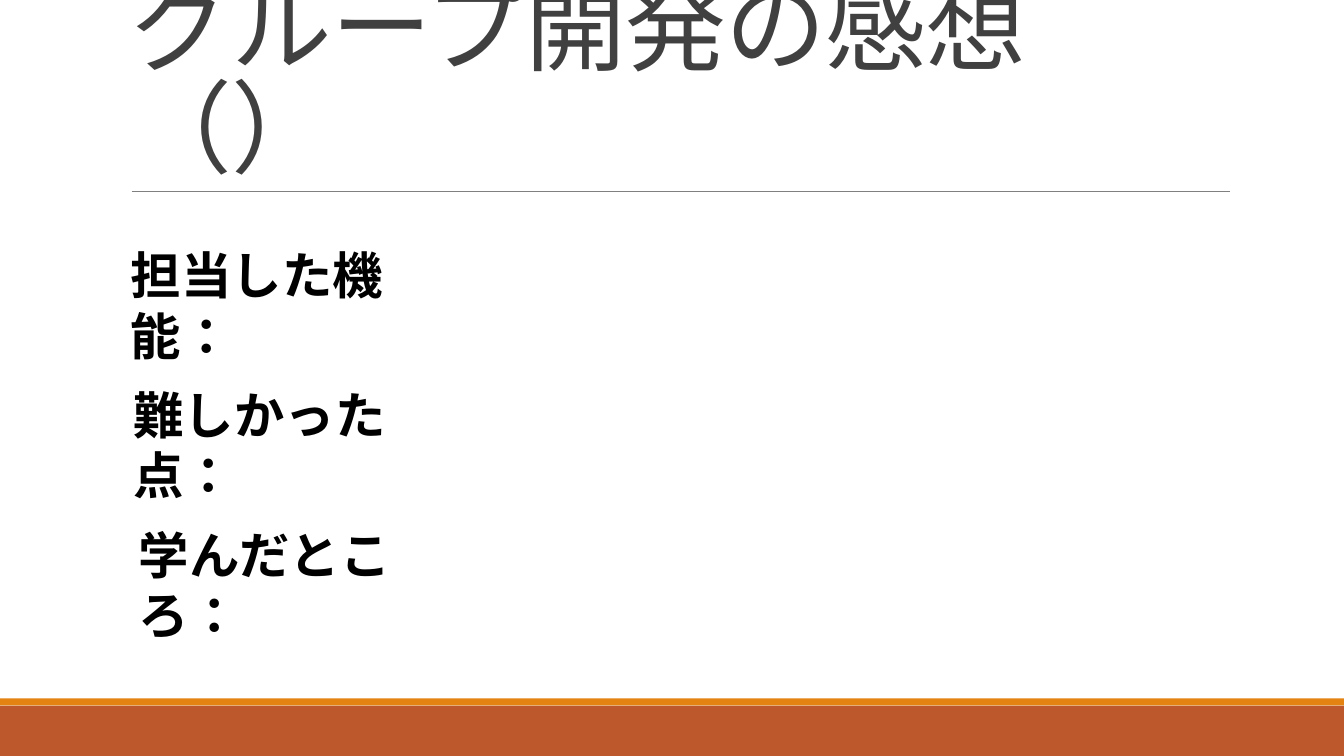
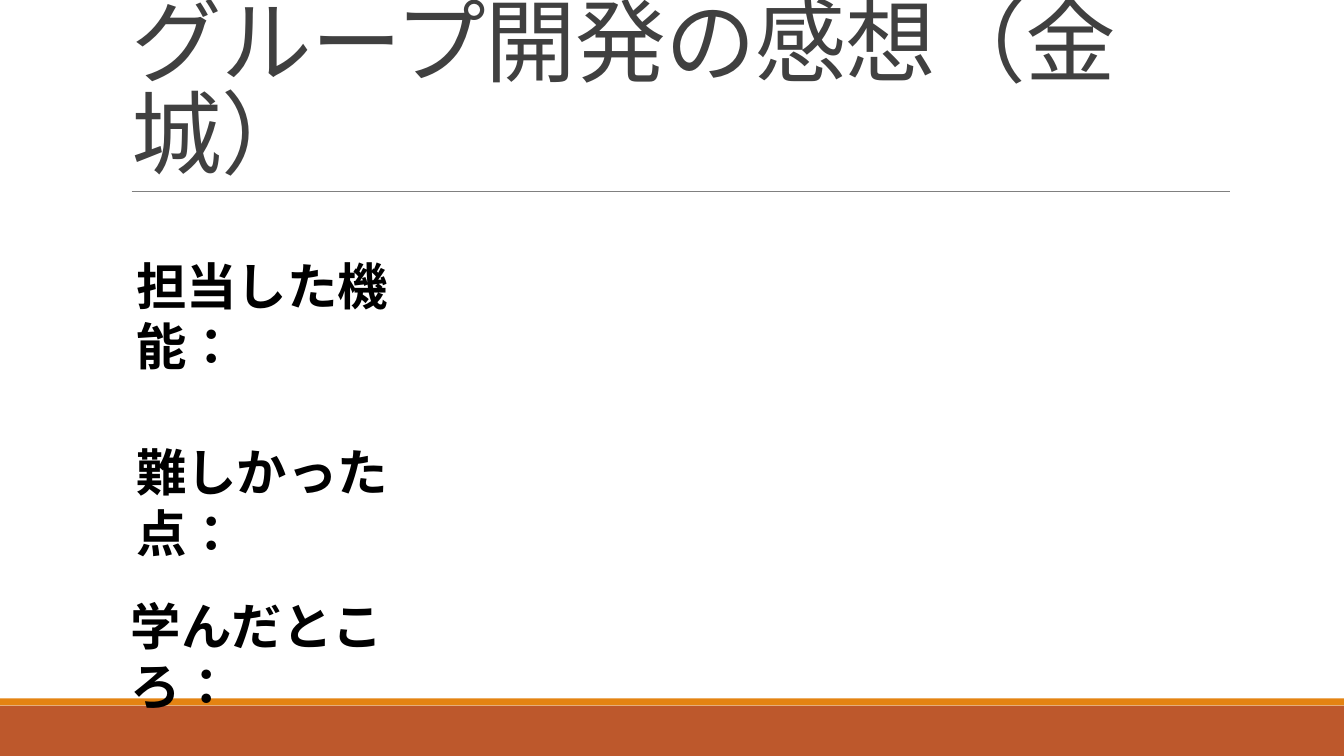
Before and after one commit to ShunjiYamamoto/groupA, a slide deck: slide 13 of 9.発表資料/グループ開発_Aグループ発表資料.pptx. Drawn at 1344x756 pixels with LibreOffice and Linux fonts; fonts in the diff are those of the drawing. Boxes give left, top, right and bottom in pixels: in the first picture for what was removed or moved away, otherwise in the second. Text is boxed around its words. In the diff, an @@ line names an element or a change of style, - is before the commit and + after.

```diff
--- a/9.発表資料/グループ開発_Aグループ発表資料.pptx
+++ b/9.発表資料/グループ開発_Aグループ発表資料.pptx
@@ title at <box>131,0,1116,176</box>: text changed; size 72 to 64.8 pt @@
-グループ開発の感想（）
+グループ開発の感想（金城）
@@ text "担当した機能：": place and size @@
-text "担当した機能：" at <box>131,251,383,360</box>
+text "担当した機能：" at <box>136,262,388,370</box>
@@ text "難しかった点：": place and size @@
-text "難しかった点：" at <box>133,391,385,498</box>
+text "難しかった点：" at <box>136,448,388,556</box>
@@ text "学んだところ：" rewrapped from <box>139,531,391,637</box> to <box>131,602,383,719</box> @@
```
Also in this commit, not shown: 5 other slides changed.
